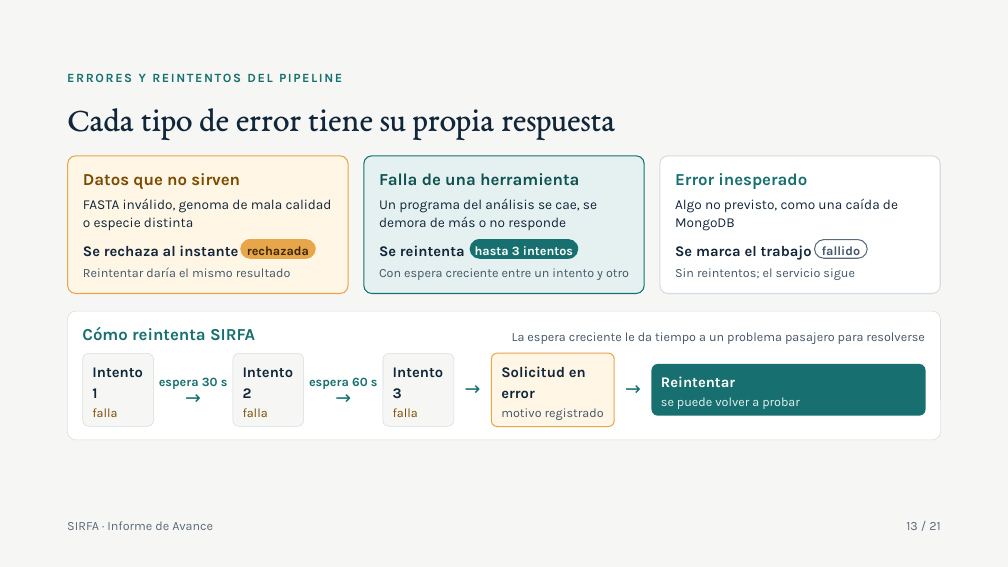
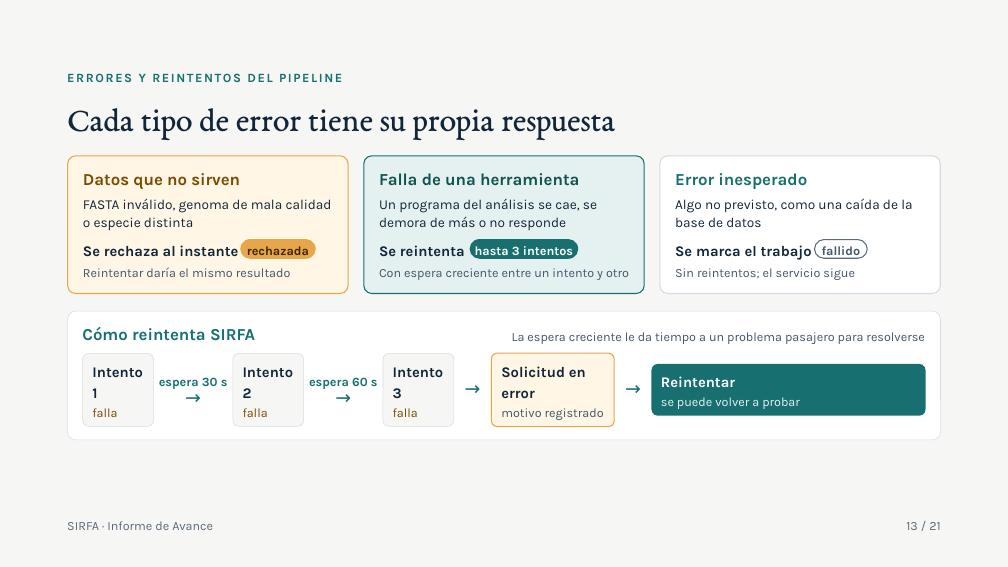
Before and after one commit to johao21/Capstone, a slide deck: slide 13 of Fase 2/Presentacion_SIRFA_Fase2.pptx. Drawn at 1008x567 pixels with LibreOffice and Linux fonts; fonts in the diff are those of the drawing. Boxes give left, top, right and bottom in pixels: in the first picture for what was removed or moved away, otherwise in the second. Text is boxed around its words. In the diff, an @@ line names an element or a change of style, - is before the commit and + after.

Commit message:
Presentaciones y diagramas de arquitectura sin la base documental del diseno original
Presentacion de Fase 1, de Fase 2 y final, y los diagramas de componentes y de despliegue: una sola base de datos (PostgreSQL con JSONB), cuatro servicios.

```diff
--- a/Fase 2/Presentacion_SIRFA_Fase2.pptx
+++ b/Fase 2/Presentacion_SIRFA_Fase2.pptx
@@ text at (675,198,912,227): text changed @@
-Algo no previsto, como una caída de MongoDB
+Algo no previsto, como una caída de la base de datos
```
Also in this commit, not shown: 7 other slides changed, 4 other files.
